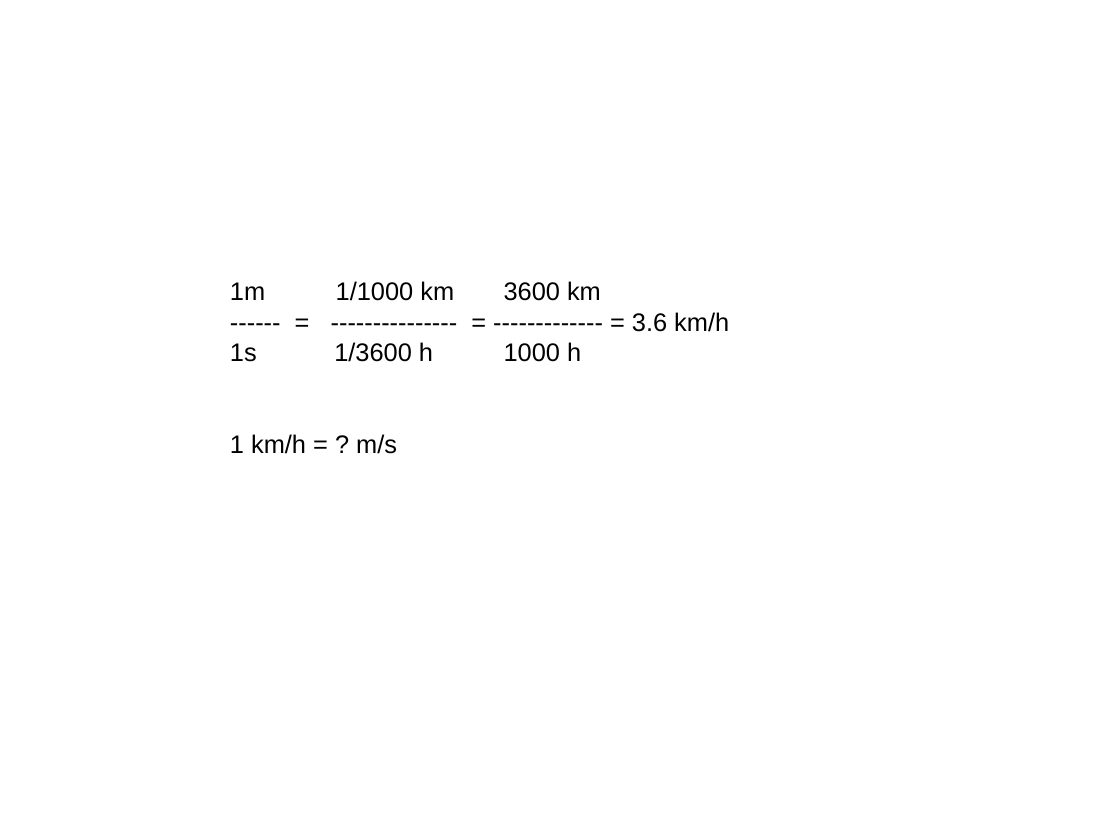
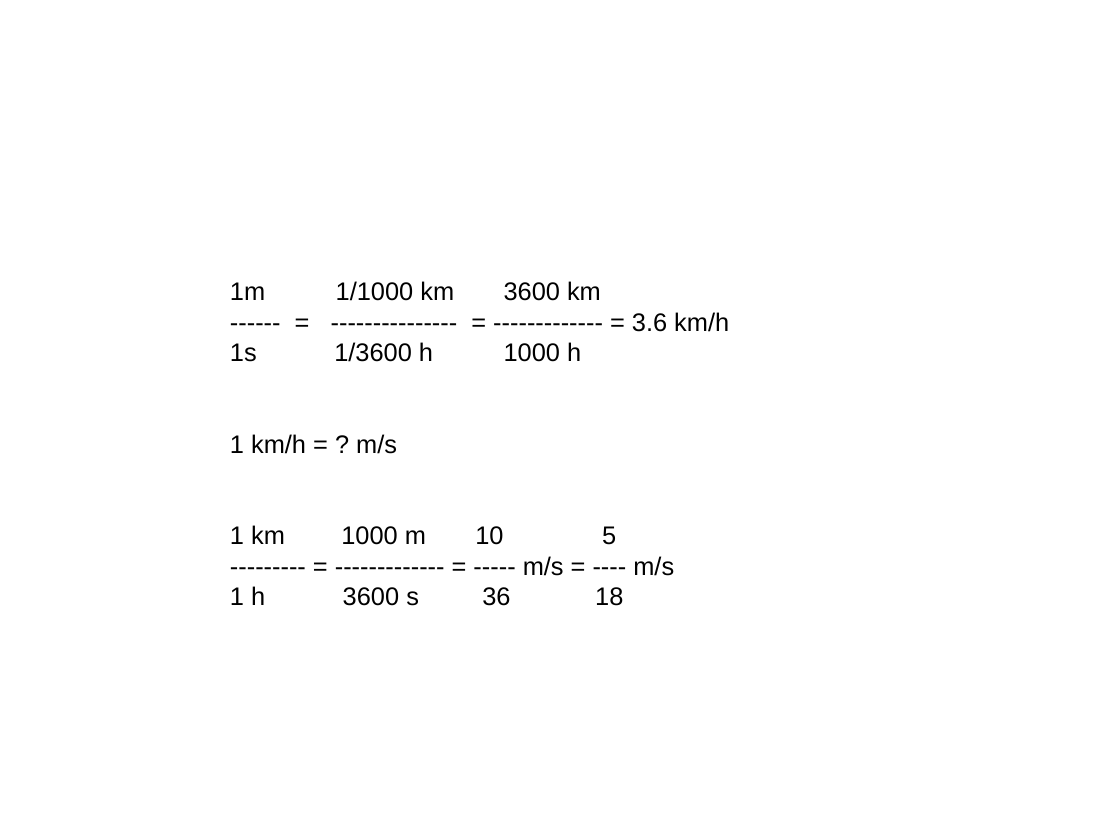
Before and after one commit to ericzhang/english-math, a slide deck: slide 1 of 2025-10-04/2025-10-04-physics.odp. Drawn at 1120x840 pixels with LibreOffice and Linux fonts; fonts in the diff are those of the drawing. Boxes give left, top, right and bottom in pixels: in the first picture for what was removed or moved away, otherwise in the second. Text is boxed around its words. In the diff, an @@ line names an element or a change of style, - is before the commit and + after.

```diff
--- a/2025-10-04/2025-10-04-physics.odp
+++ b/2025-10-04/2025-10-04-physics.odp
@@ text at bbox=[230, 525, 674, 606]: paragraphs added @@
+1 km 1000 m 10 5
+--------- = ------------- = ----- m/s = ---- m/s
+1 h 3600 s 36 18
```
Also in this commit, not shown: 12 other files.
